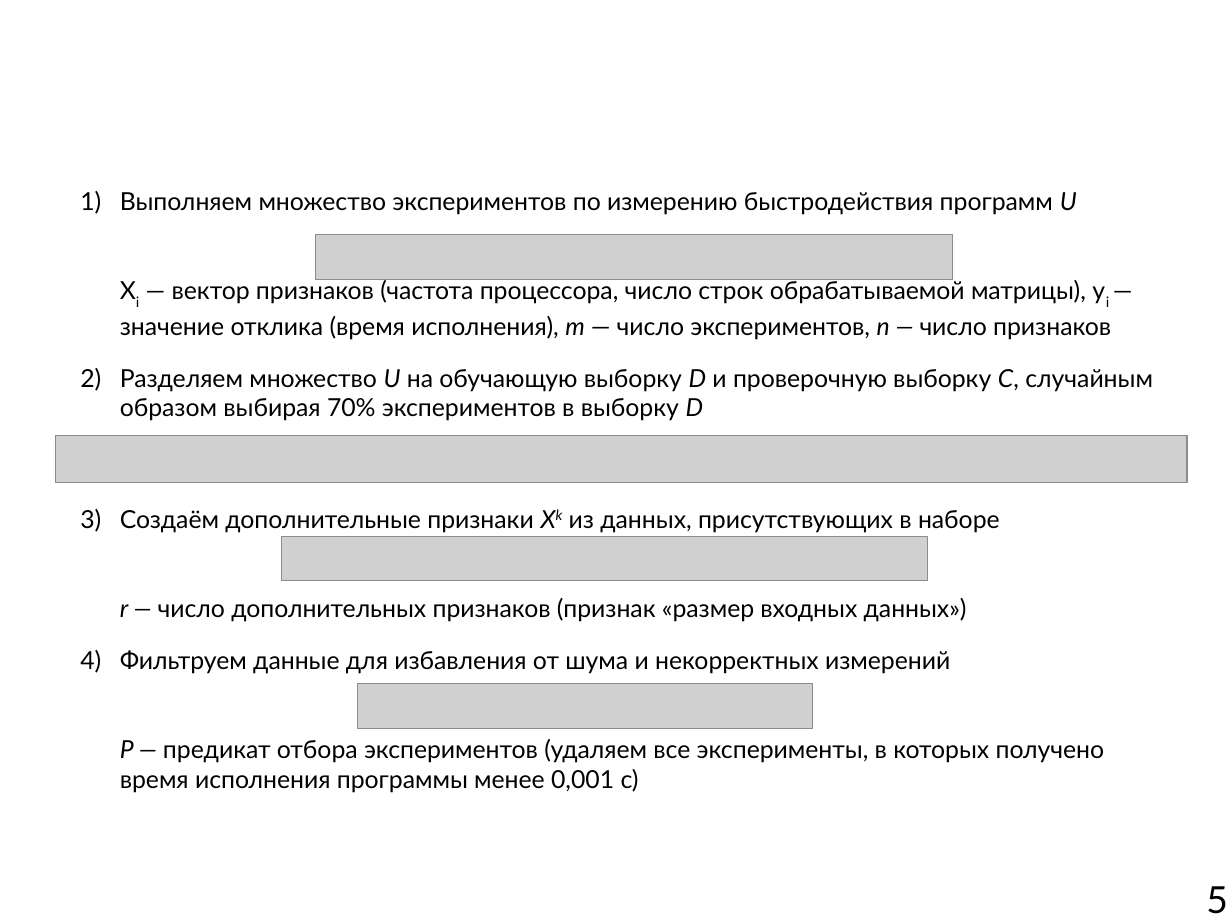
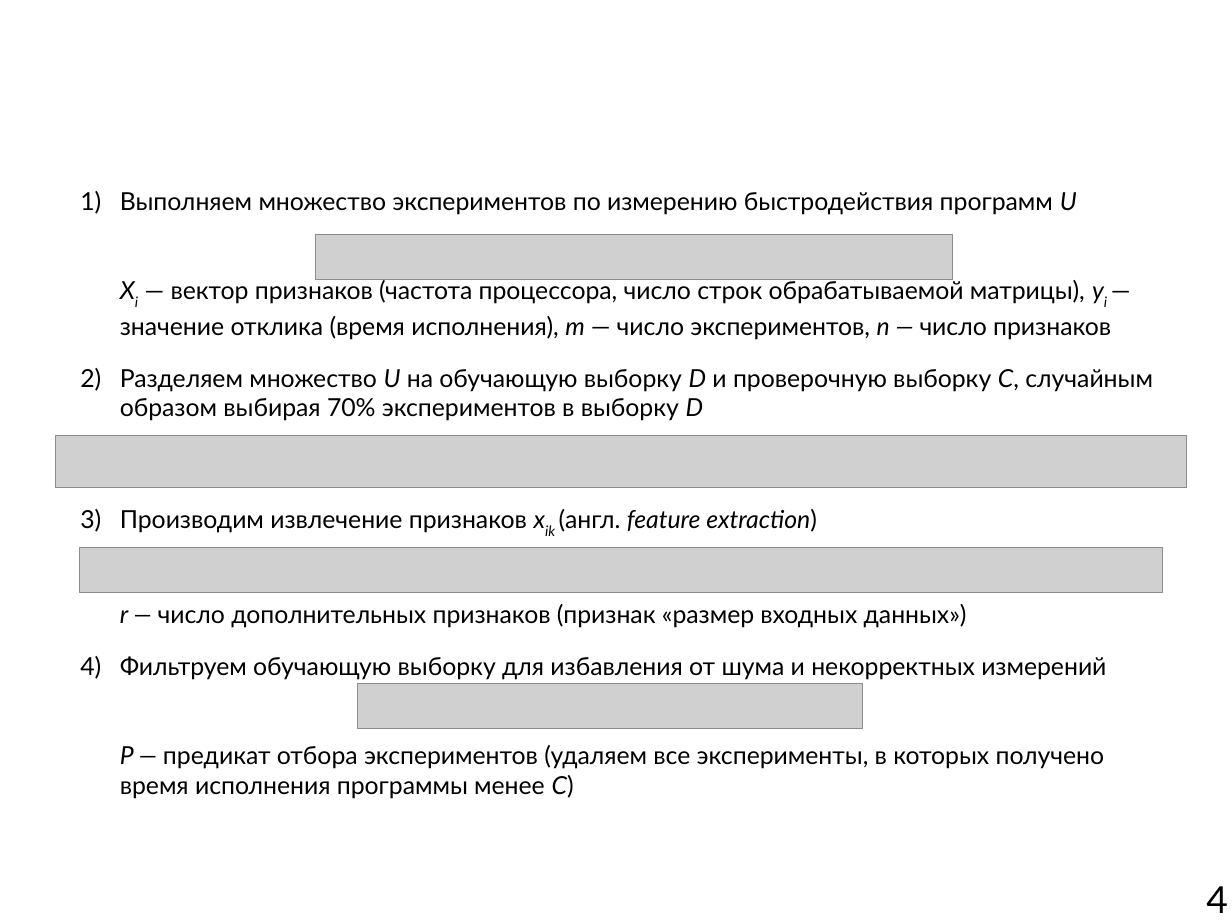
Before and after one commit to mkpankov/adaptor, a slide deck: slide 4 of diploma/defense/brochure.odp (slide 5 before the commit). Drawn at 1232x924 pixels with LibreOffice and Linux fonts; fonts in the diff are those of the drawing; grey boxes stand for pictures; background and template pictures are left out. Boxes give left, top, right and bottom in pixels: in the first picture for what was removed or moved away, otherwise in the second. Text is boxed around its words. In the diff, an @@ line names an element or a change of style, - is before the commit and + after.

```diff
--- a/diploma/defense/brochure.odp
+++ b/diploma/defense/brochure.odp
@@ text at bbox=[120, 192, 1111, 340]: italic on in "Xi yi" @@
@@ picture: place and size @@
-picture at bbox=[56, 436, 1187, 483]
+picture at bbox=[56, 436, 1187, 487]
@@ text at bbox=[120, 509, 1106, 799]: text changed @@
-3) Создаём дополнительные признаки Xk из данных, присутствующих в наборе
-   r — число дополнительных признаков (признак «размер входных данных»)
-4) Фильтруем данные для избавления от шума и некорректных измерений
-   P — предикат отбора экспериментов (удаляем все эксперименты, в которых получено время исполнения программы менее 0,001 с)
+3) Производим извлечение признаков xik (англ. feature extraction)
+   r — число дополнительных признаков (признак «размер входных данных»)
+4) Фильтруем обучающую выборку для избавления от шума и некорректных измерений
+   P — предикат отбора экспериментов (удаляем все эксперименты, в которых получено время исполнения программы менее C)
@@ picture: place and size @@
-picture at bbox=[282, 537, 928, 581]
+picture at bbox=[79, 548, 1163, 593]
@@ picture: place and size @@
-picture at bbox=[358, 684, 813, 729]
+picture at bbox=[358, 684, 863, 729]
@@ page number at bbox=[1206, 886, 1228, 913]: text changed @@
-5
+4
```
Also in this commit, not shown: 7 other slides changed.
